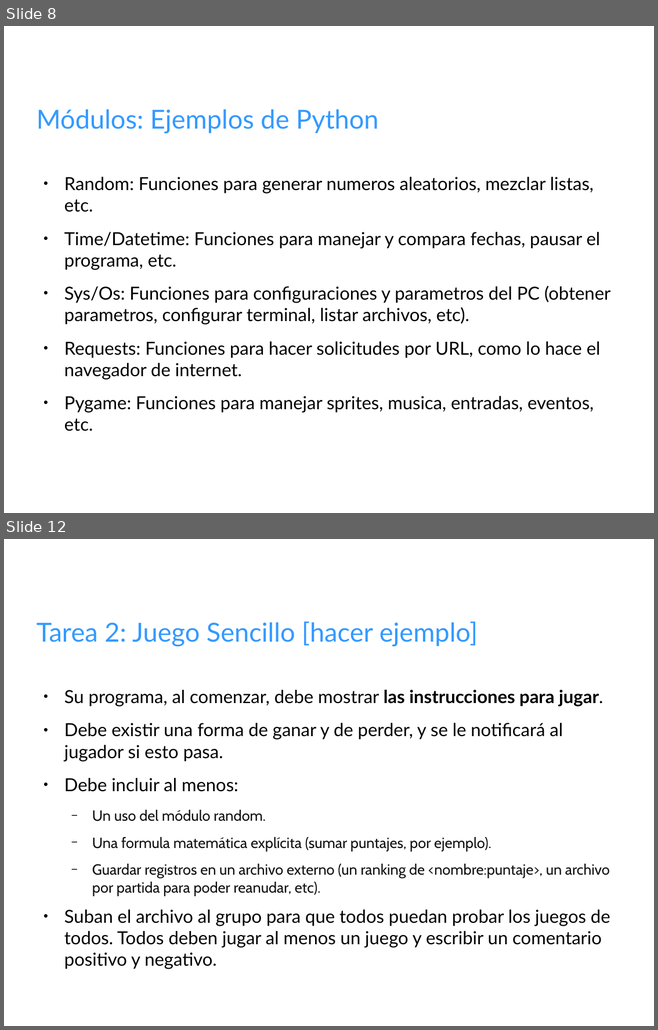
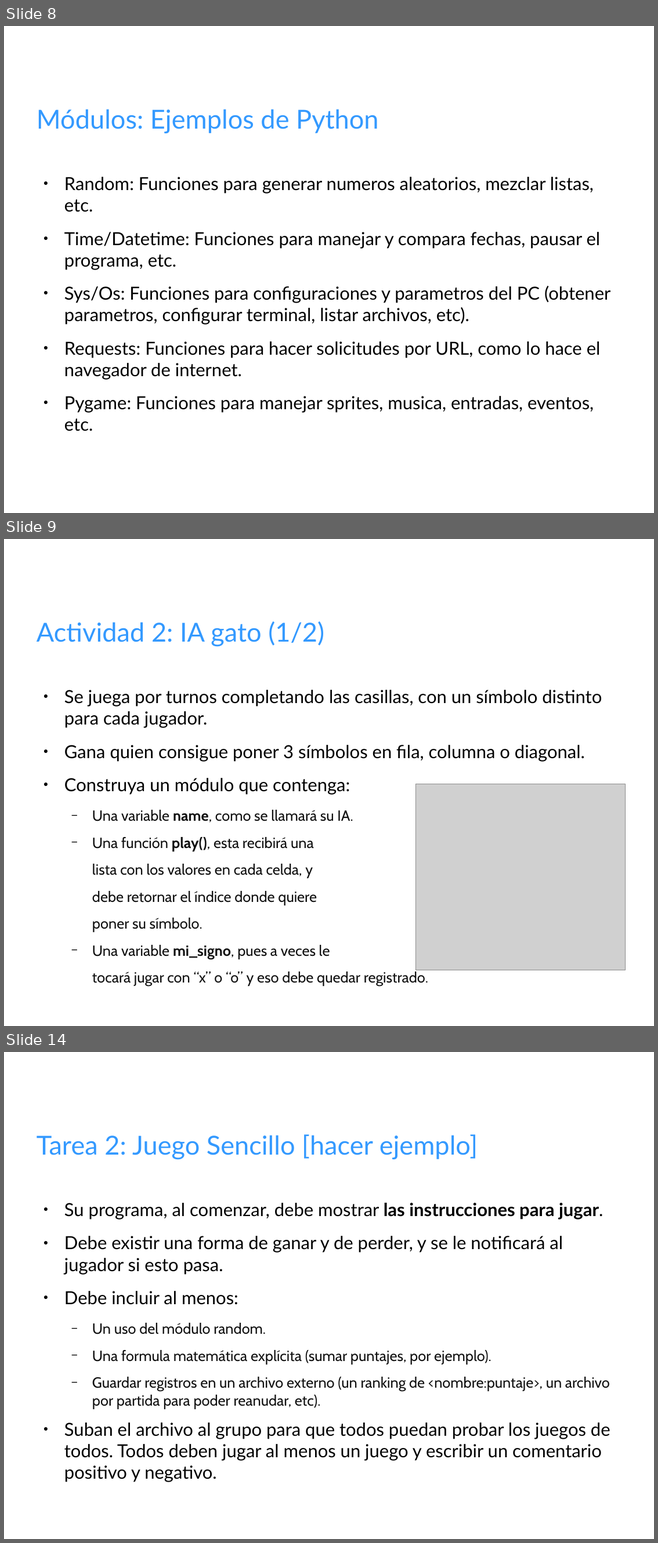
Before and after one commit to fbrzd/Python-taller, a slide deck: sesion-2/TII-2.odp. Shown one above the other, each under a label of ours: slides 8 and 12 before the commit, slides 8, 9 and 14 after it; the slides between them are not shown. The pictures are 658x1030 and 658x1543 pixels, drawn with LibreOffice and Linux fonts; fonts in the diff are those of the drawing; grey boxes stand for pictures; background and template pictures are left out. Boxes give left, top, right and bottom in pixels: in the first picture for what was removed or moved away, otherwise in the second. Text is boxed around its words. In the diff, an @@ line names an element or a change of style, - is before the commit and + after.

Commit message:
update act2, ppt

```diff
--- a/sesion-2/TII-2.odp
+++ b/sesion-2/TII-2.odp
@@ slide 9 added at (4,539,654,1026), background picture (left out) @@
@@ title added at (36,621,324,647), 32 pt, text #3399FF @@
+Actividad 2: IA gato (1/2)
@@ text added at (64,690,601,986), 18 pt, text #111111 @@
+● Se juega por turnos completando las casillas, con un símbolo distinto para cada jugador.
+● Gana quien consigue poner 3 símbolos en fila, columna o diagonal.
+● Construya un módulo que contenga:
+  − Una variable name, como se llamará su IA.
+  − Una función play(), esta recibirá una
+  lista con los valores en cada celda, y
+  debe retornar el índice donde quiere
+  poner su símbolo.
+  − Una variable mi_signo, pues a veces le
+  tocará jugar con “x” o “o” y eso debe quedar registrado.
@@ picture added at (415,784,625,971) @@
@@ what was slide 12 is now slide 14 @@
```
Also in this commit, not shown: 3 slides changed, 1 other slide added.
